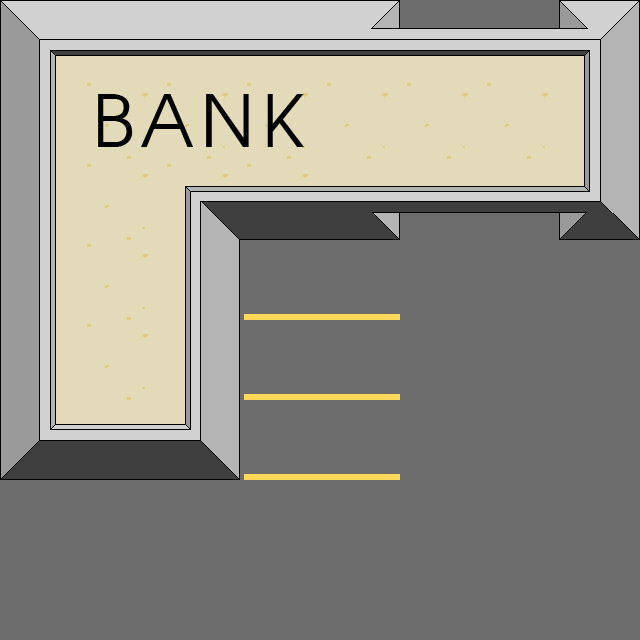
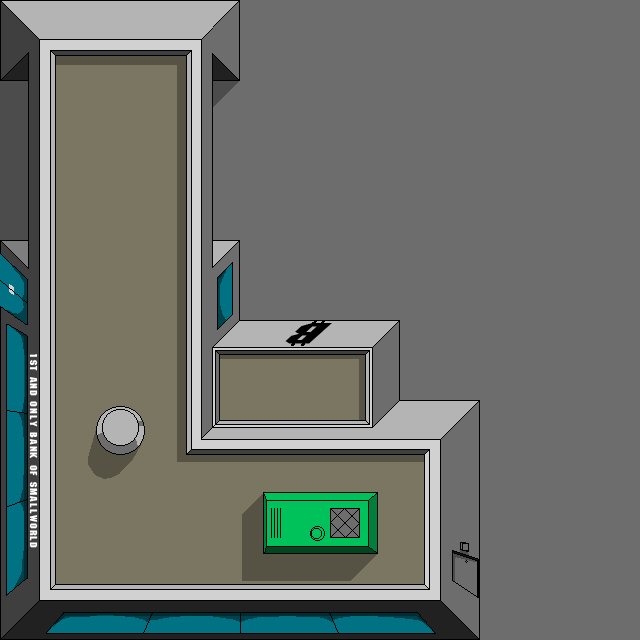
Layers edited between the first and the second (640, 640) image:
added layer "1st and only bank of smallworl" above "B" over (29, 354, 38, 548)
added layer "B" above "shadow" over (285, 323, 332, 344)
added layer "shadow" above "details" over (0, 55, 479, 632)
added layer "details" above "Layer 4" over (0, 253, 480, 634)
hid "Layer 4", painted on it over (244, 314, 480, 480)
hid "BANK", painted on it over (94, 94, 304, 542)
painted on "roof" over (28, 28, 559, 240)
painted on "Layer 1" over (0, 0, 640, 640)
